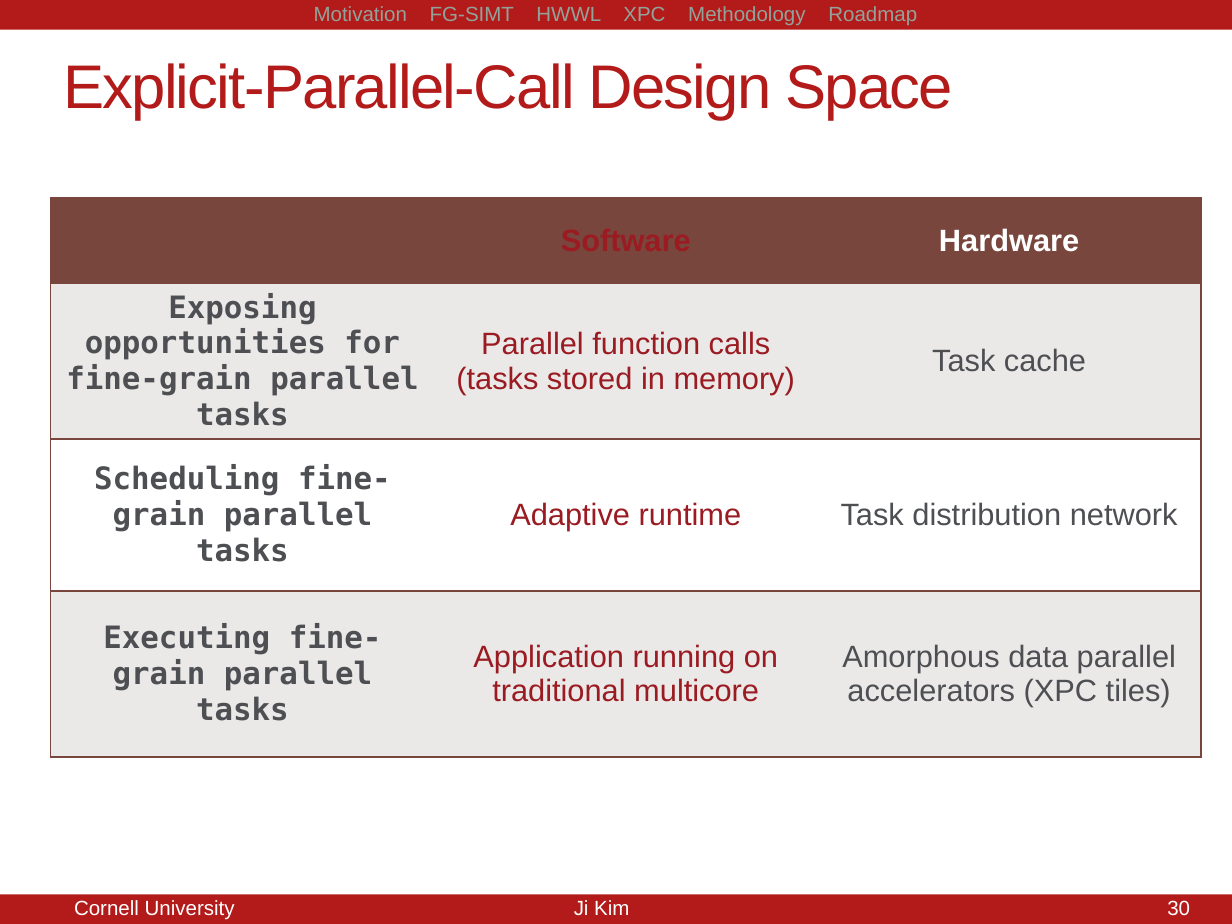
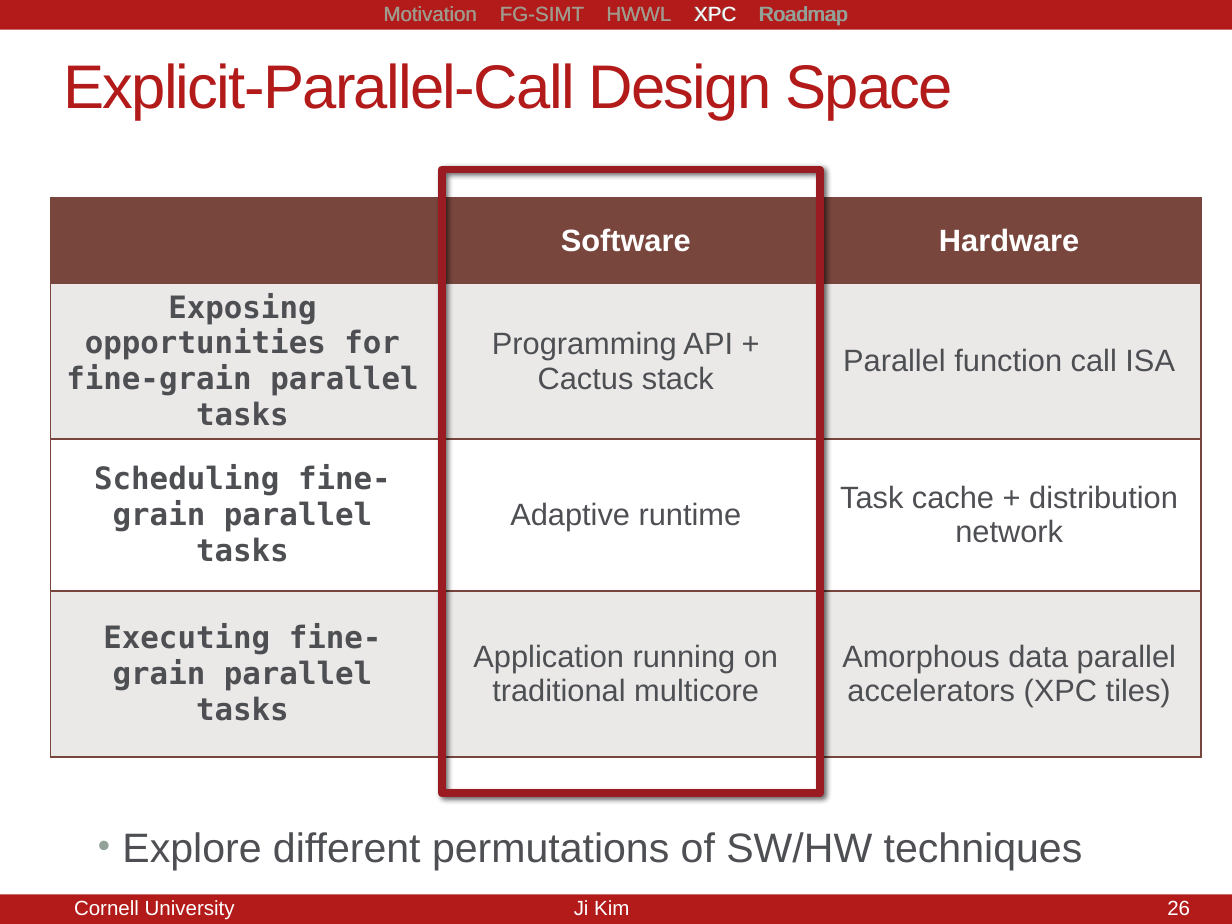
Before and after one commit to jyk46/presentation-csl-aexam, a slide deck: slide 26 of a-exam-10082014.pptx (slide 30 before the commit). Drawn at 1232x924 pixels with LibreOffice and Linux fonts; fonts in the diff are those of the drawing. Boxes give left, top, right and bottom in pixels: in the first picture for what was removed or moved away, otherwise in the second. Text is boxed around its words. In the diff, an @@ line names an element or a change of style, - is before the commit and + after.

```diff
--- a/a-exam-10082014.pptx
+++ b/a-exam-10082014.pptx
@@ text at <box>383,6,847,26</box>: text changed @@
-Motivation FG-SIMT HWWL XPC Methodology Roadmap
+Motivation FG-SIMT HWWL XPC Roadmap
@@ rectangle added at <box>442,170,821,793</box>, outline #9A1B22 4.5 pt @@
@@ table at <box>51,198,1200,763</box> @@
-row 2, column 2: Parallel function calls (tasks stored in memory)
+row 2, column 2: Programming API + Cactus stack
-row 2, column 3: Task cache
+row 2, column 3: Parallel function call ISA
-row 3, column 3: Task distribution network
+row 3, column 3: Task cache + distribution network
@@ text colour #9A1B22 to #FFFFFF in "Software" @@
@@ text colour #9A1B22 to #4D4F53 in "Adaptive runtime", "Application running on traditional multicore" @@
@@ text added at <box>122,832,1083,870</box>, 24 pt, text #4D4F53 @@
+• Explore different permutations of SW/HW techniques
@@ page number at <box>1139,900,1190,916</box>: text changed @@
-30/21
+26/21
@@ page number at <box>1167,900,1190,916</box>: text changed @@
-30
+26
```
Also in this commit, not shown: 51 other slides changed, 6 slides added, 2 slides removed, 2 other files.
